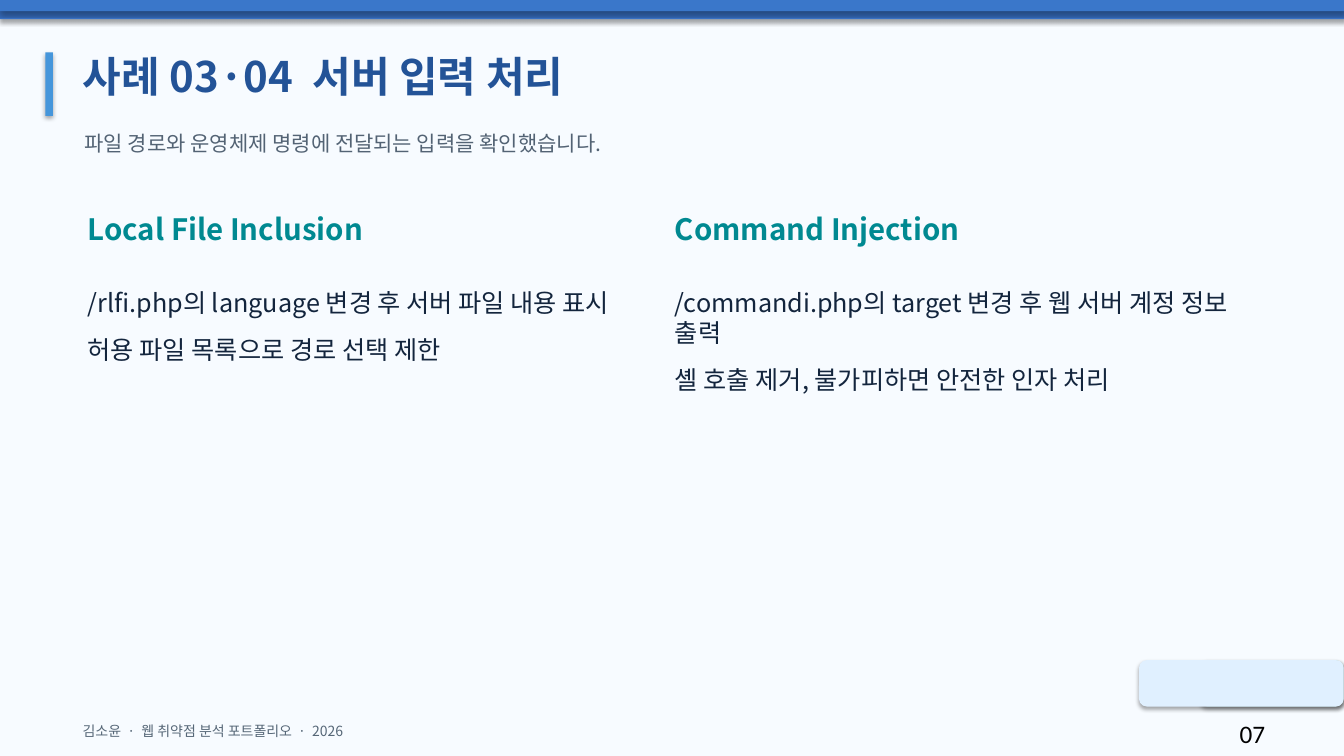
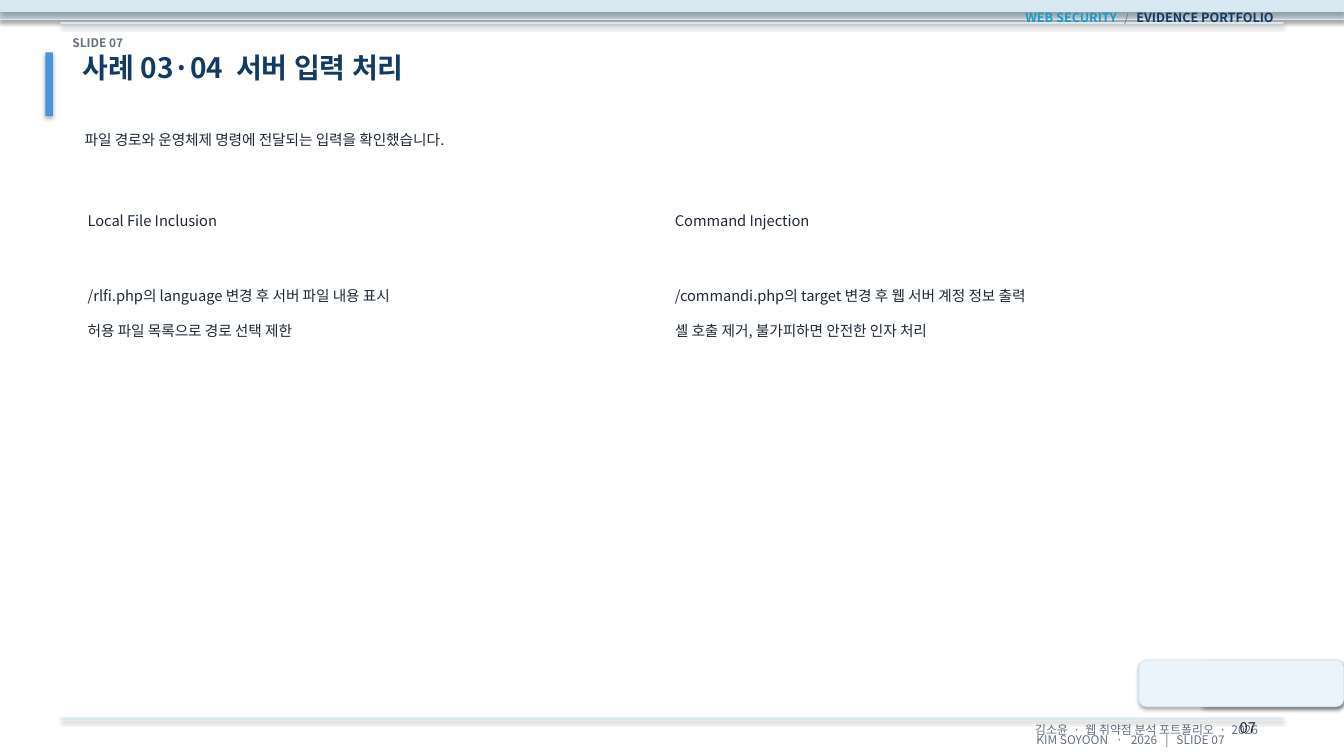
Before and after one commit to Soyoon0608/about-me-site, a slide deck: slide 7 of documents/김소윤_웹취약점분석_포트폴리오.pptx. Drawn at 1344x756 pixels with LibreOffice and Linux fonts; fonts in the diff are those of the drawing. Boxes give left, top, right and bottom in pixels: in the first picture for what was removed or moved away, otherwise in the second. Text is boxed around its words. In the diff, an @@ line names an element or a change of style, - is before the commit and + after.

```diff
--- a/documents/김소윤_웹취약점분석_포트폴리오.pptx
+++ b/documents/김소윤_웹취약점분석_포트폴리오.pptx
@@ background #F7FBFF to #FFFFFF @@
@@ rectangle at box(0, 0, 1344, 19): fill #3870C3 to #D8E8F2; outline none to #D8E8F2 0.75 pt @@
@@ rectangle at box(0, 0, 1344, 11): fill #3A77CA to #D8E8F2; outline none to #D8E8F2 0.75 pt @@
@@ rectangle added at box(60, 22, 1284, 24), fill #D8E8F2 @@
@@ text added at box(1025, 9, 1273, 26), 9 pt, text #123A63, bold @@
+WEB SECURITY / EVIDENCE PORTFOLIO
@@ text added at box(72, 38, 123, 47), 8.5 pt, text #667085, bold @@
+SLIDE 07
@@ text "사례 03·04 서버 입력 처리" at box(83, 54, 404, 81): size 30 to 20 pt, text colour #235397 to #123A63 @@
@@ text "파일 경로와 운영체제 명령에 전달되는 ..." at box(85, 133, 444, 147): size 15 to 10.5 pt, text colour #536374 to #1F2937 @@
@@ text "Local File Inclusion" at box(88, 214, 217, 226): size 21 to 10.5 pt, text colour #008991 to #1F2937, bold off @@
@@ text "Command Injection" at box(675, 214, 810, 230): size 21 to 10.5 pt, text colour #008991 to #1F2937, bold off @@
@@ text "/rlfi.php의 language 변경 후 서버 ..." at box(88, 288, 390, 337): size 18 to 10.5 pt, text colour #13253D to #1F2937 @@
@@ text "/commandi.php의 target 변경 후 웹 ..." at box(675, 288, 1026, 339): size 18 to 10.5 pt, text colour #13253D to #1F2937 @@
@@ rounded rectangle at box(1139, 660, 1344, 707): fill #E0F0FF to #EAF4FA; outline none to #D8E8F2 0.75 pt @@
@@ rectangle added at box(60, 718, 1284, 720), fill #D8E8F2 @@
@@ text "김소윤 · 웹 취약점 분석 ..." at box(1035, 722, 1257, 738): size 10 to 8.5 pt, text colour #566777 to #667085; alignment left to right @@
@@ text "07" at box(1240, 722, 1256, 734): size 18 to 10.5 pt, font Calibri to Noto Sans CJK KR, text colour #000000 to #1F2937 @@
@@ text added at box(1036, 732, 1224, 744), 8.5 pt, text #667085 @@
+KIM SOYOON · 2026 | SLIDE 07
```
Also in this commit, not shown: 15 other slides changed, 1 other file.
